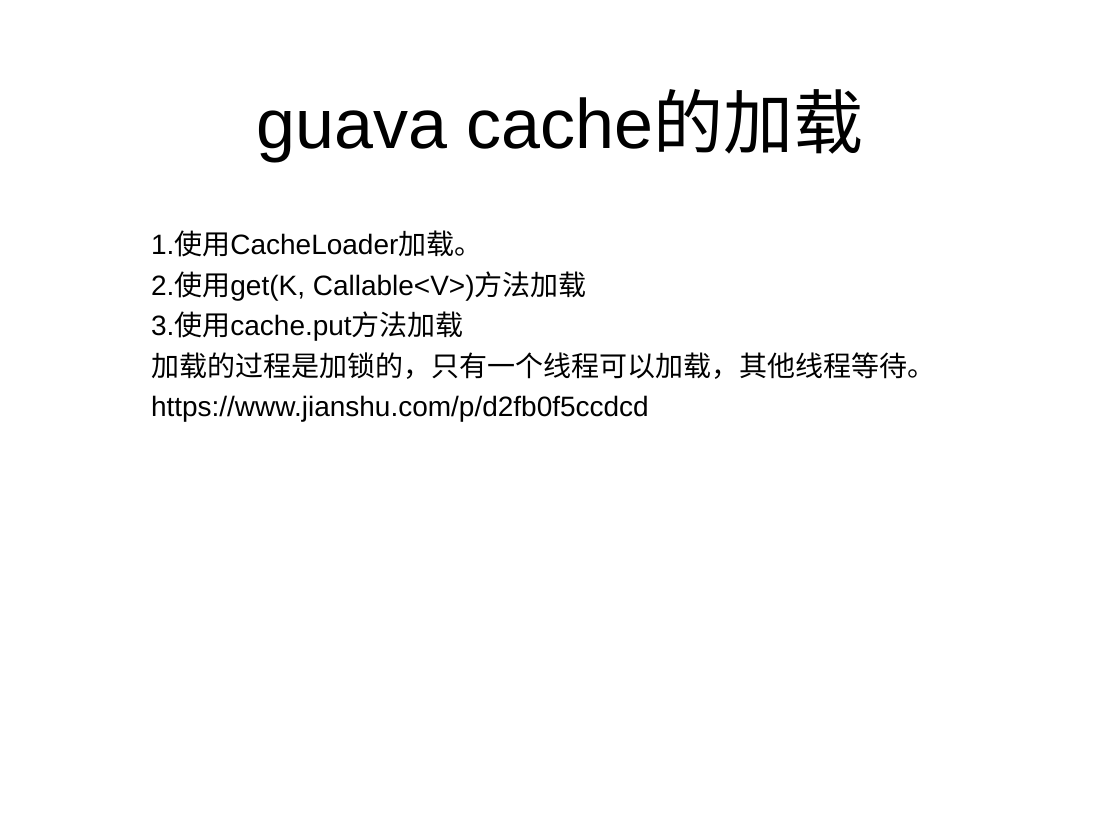
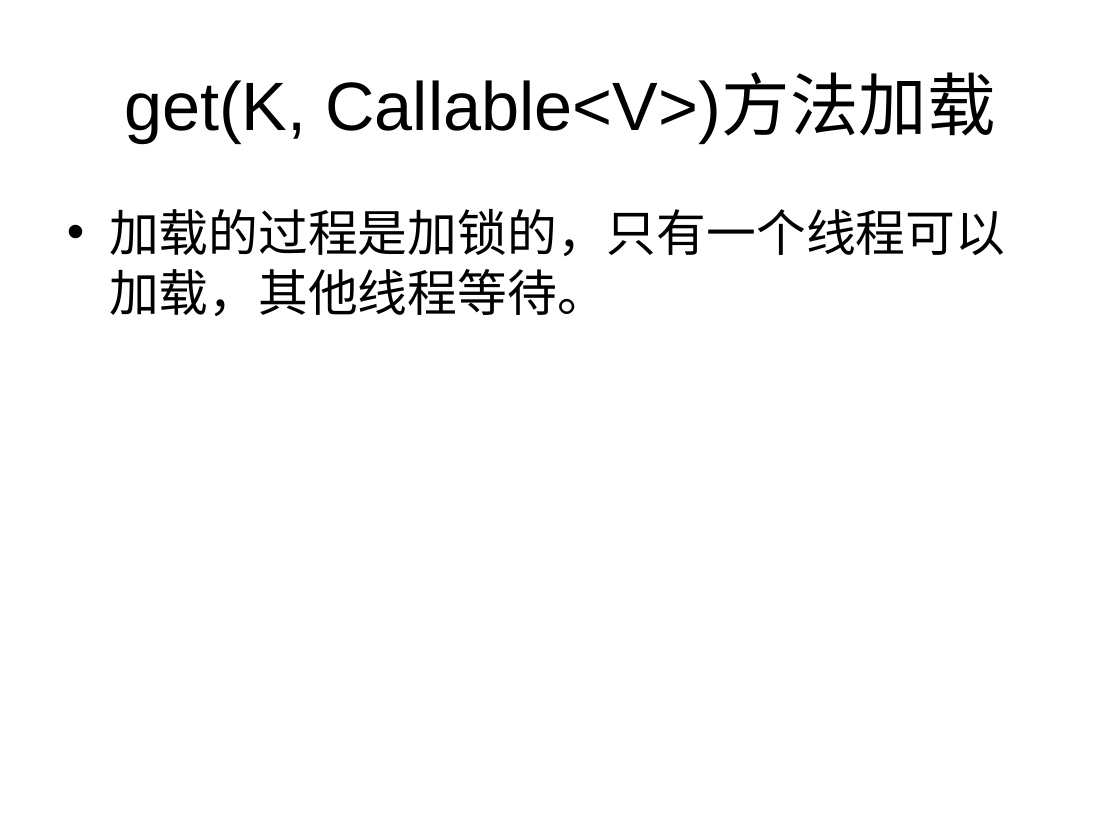
Before and after one commit to track-123/cache, a slide deck: slide 10 of 堆内缓存.ppt (slide 9 before the commit). Drawn at 1120x840 pixels with LibreOffice and Linux fonts; fonts in the diff are those of the drawing. Boxes give left, top, right and bottom in pixels: in the first picture for what was removed or moved away, otherwise in the second. Text is boxed around its words. In the diff, an @@ line names an element or a change of style, - is before the commit and + after.

```diff
--- a/堆内缓存.ppt
+++ b/堆内缓存.ppt
@@ title added at bbox=[124, 76, 995, 143], 44 pt, text #000000 @@
+get(K, Callable<V>)方法加载
@@ title removed at bbox=[256, 92, 864, 161] @@
-guava cache的加载
@@ text "加载的过程是加锁的，只有一个线程可以加载，其他线程等待。": place and size @@
-text "加载的过程是加锁的，只有一个线程可以加载，其他线程等待。" at bbox=[151, 232, 935, 422]
+text "加载的过程是加锁的，只有一个线程可以加载，其他线程等待。" at bbox=[109, 209, 1005, 316]
@@ text "加载的过程是加锁的，只有一个线程可以加载，其他线程等待。" at bbox=[109, 209, 1005, 316]: size 18 to 32 pt; bullet none to •; more space between paragraphs @@
@@ text at bbox=[151, 232, 587, 340]: paragraphs removed @@
-1.使用CacheLoader加载。
-2.使用get(K, Callable<V>)方法加载
-3.使用cache.put方法加载
@@ text at bbox=[151, 395, 649, 422]: paragraph removed @@
-https://www.jianshu.com/p/d2fb0f5ccdcd
```
Also in this commit, not shown: 5 other slides changed, 5 slides added, 1 slide removed.
